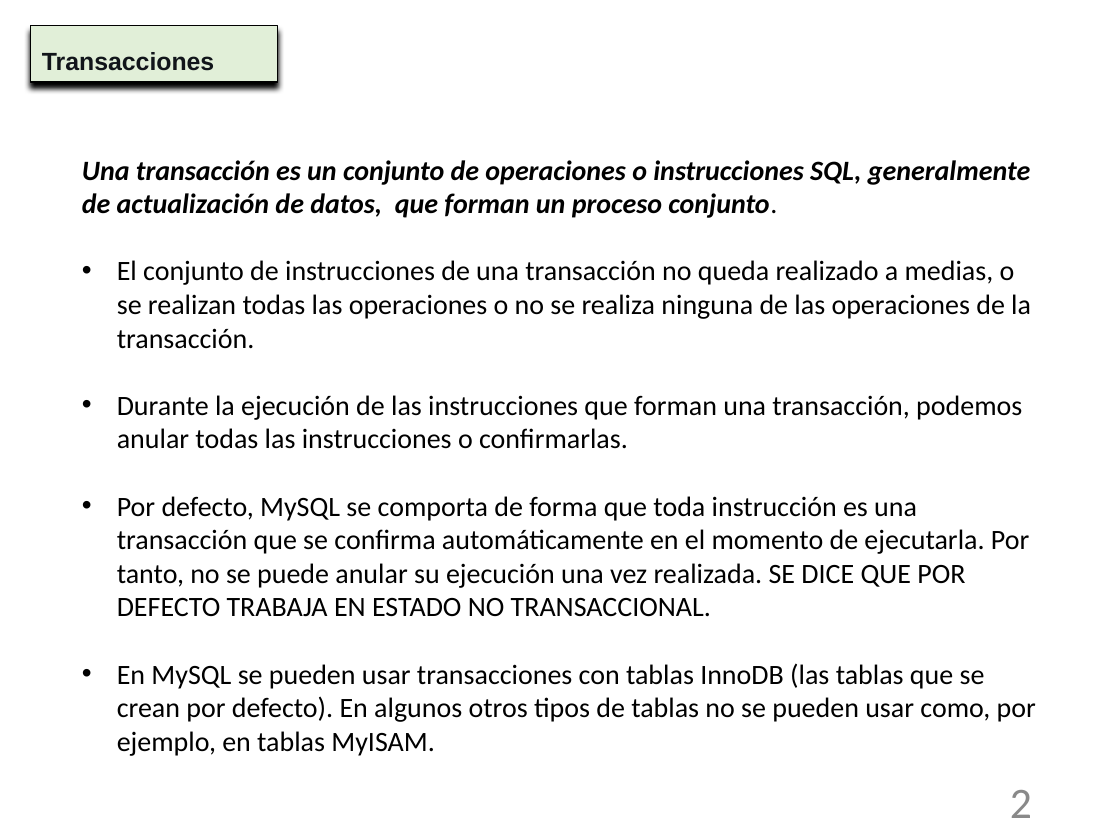
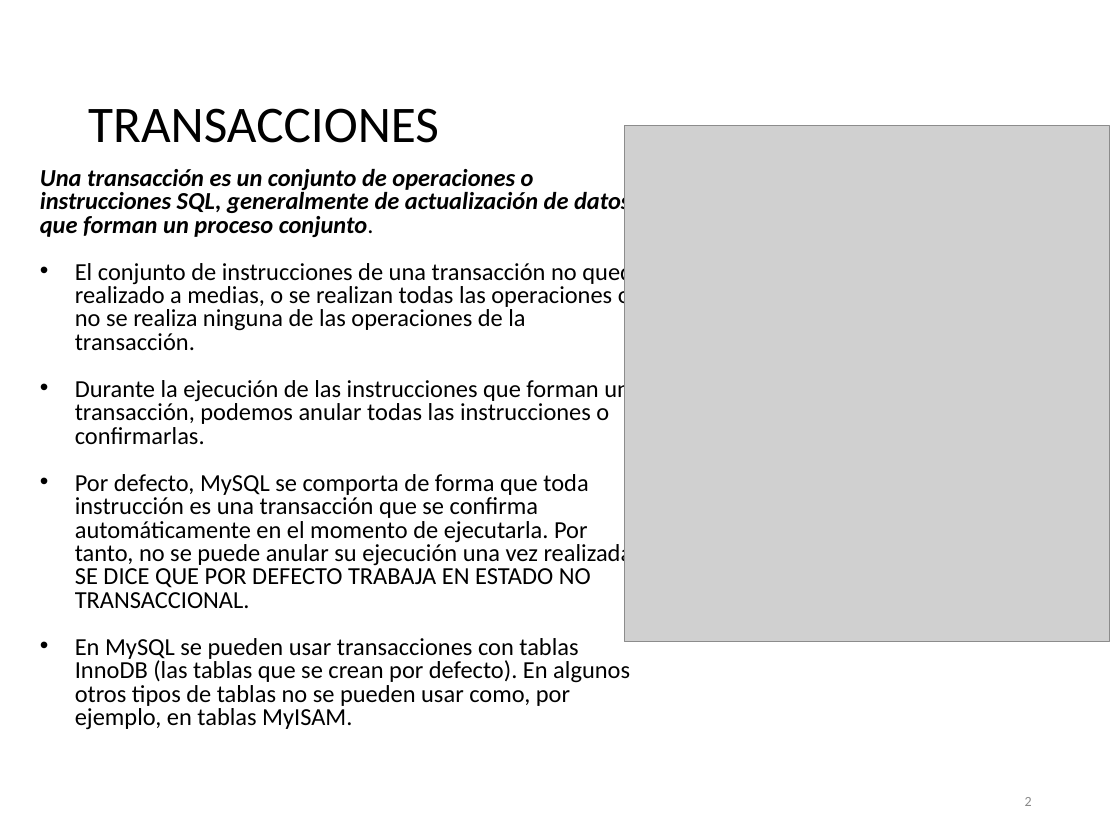
Before and after one commit to NuriaCelis/GBD2324, a slide deck: slide 2 of Tema5/Unidad_7_4-Transacciones.pptx. Drawn at 1120x840 pixels with LibreOffice and Linux fonts; fonts in the diff are those of the drawing; grey boxes stand for pictures. Boxes give left, top, right and bottom in pixels: in the first picture for what was removed or moved away, otherwise in the second. Text is boxed around its words. In the diff, an @@ line names an element or a change of style, - is before the commit and + after.

```diff
--- a/Tema5/Unidad_7_4-Transacciones.pptx
+++ b/Tema5/Unidad_7_4-Transacciones.pptx
@@ title "TRANSACCIONES": place and size @@
-title "TRANSACCIONES" at box(30, 26, 278, 82)
+title "TRANSACCIONES" at box(88, 108, 439, 143)
@@ title "TRANSACCIONES" at box(88, 108, 439, 143): vertical alignment top to middle; fill #E1EFD8 to none; outline #000000 0.75 pt to none; shadow off @@
@@ title at box(88, 108, 439, 143): text changed; size 16 to 33 pt; font Arial to Calibri; text colour #11151A to #000000; bold off @@
-Transacciones
+TRANSACCIONES
@@ picture added at box(624, 125, 1109, 641) @@
@@ text "Una transacción es un conjunto ...": place and size @@
-text "Una transacción es un conjunto ..." at box(82, 160, 1036, 756)
+text "Una transacción es un conjunto ..." at box(40, 169, 644, 730)
@@ text "Una transacción es un conjunto ..." at box(40, 169, 644, 730): size 18 to 15.7 pt; line spacing 1 to 0.8 @@
@@ page number at box(1025, 797, 1032, 806): size 28 to 9 pt; more space between paragraphs @@
```
Also in this commit, not shown: 12 other slides changed, 1 slide removed, 1 other file.
